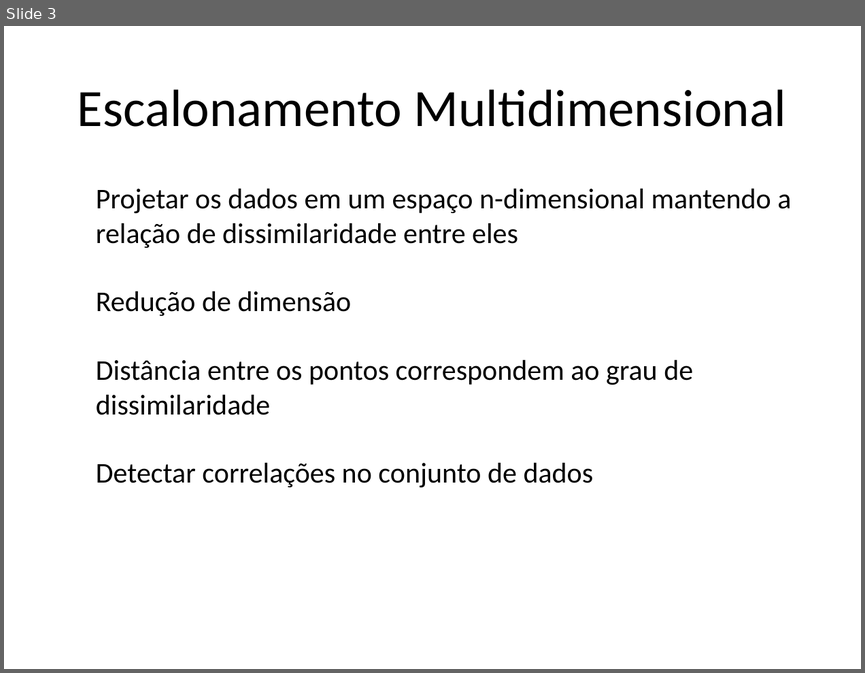
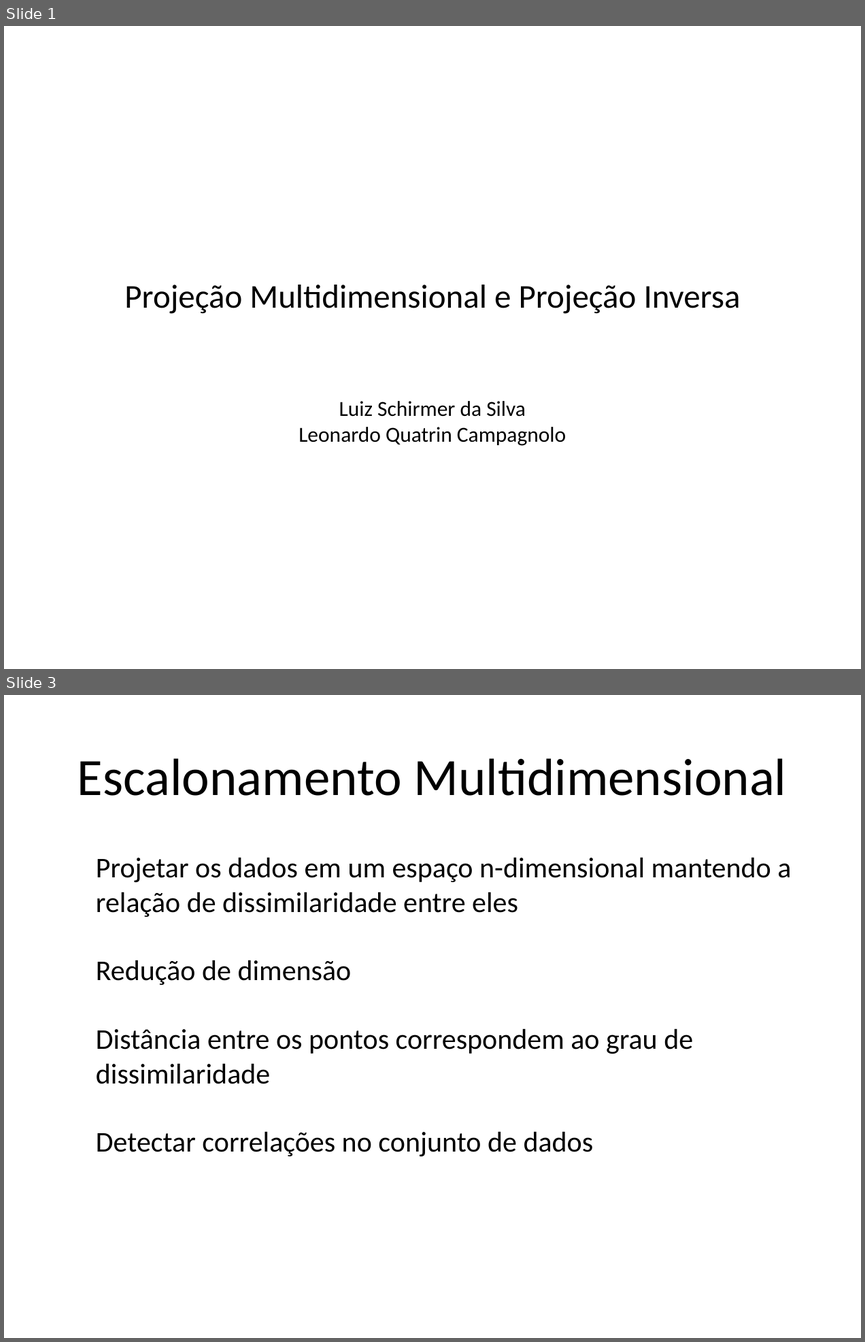
Before and after one commit to lquatrin/inf2031, a slide deck: pres.pptx [Repaired].pptx. Shown one above the other, each under a label of ours: slide 3 before the commit, slides 1 and 3 after it; the slides between them are not shown. The pictures are 865x673 and 865x1342 pixels, drawn with LibreOffice and Linux fonts; fonts in the diff are those of the drawing. Boxes give left, top, right and bottom in pixels: in the first picture for what was removed or moved away, otherwise in the second. Text is boxed around its words. In the diff, an @@ line names an element or a change of style, - is before the commit and + after.

```diff
--- a/pres.pptx [Repaired].pptx
+++ b/pres.pptx [Repaired].pptx
@@ slide 1 added at (x1=4, y1=26, x2=861, y2=669), background #FFFFFF @@
@@ text added at (x1=124, y1=284, x2=740, y2=314), 28 pt, text #000000 @@
+Projeção Multidimensional e Projeção Inversa
@@ text added at (x1=298, y1=401, x2=566, y2=446), 18 pt, text #000000 @@
+Luiz Schirmer da Silva
+Leonardo Quatrin Campagnolo
```
Also in this commit, not shown: 4 slides changed, 25 other slides added, 3 slides removed, 4 other files.
